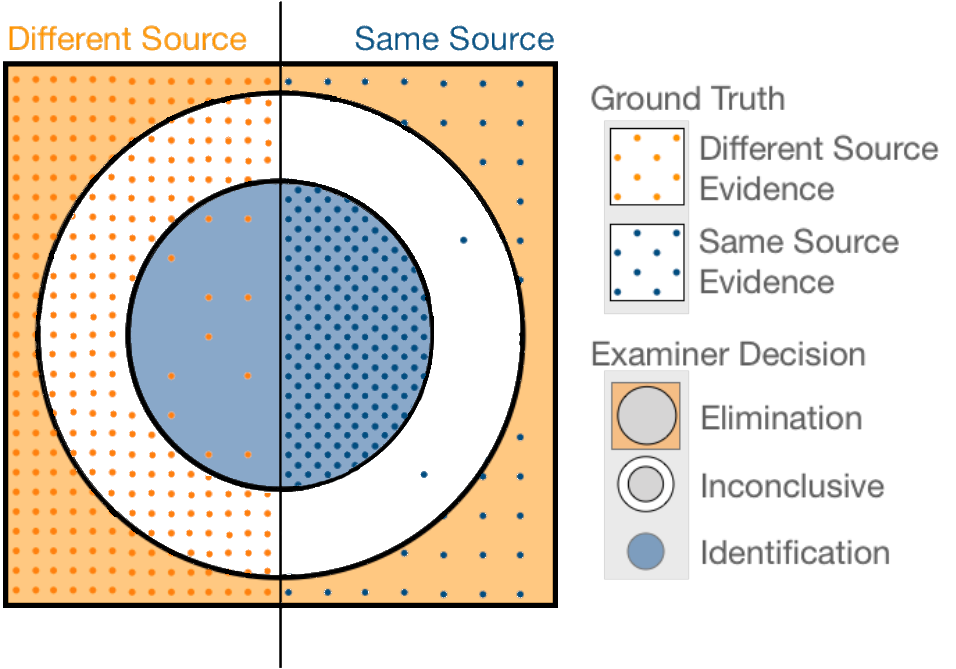
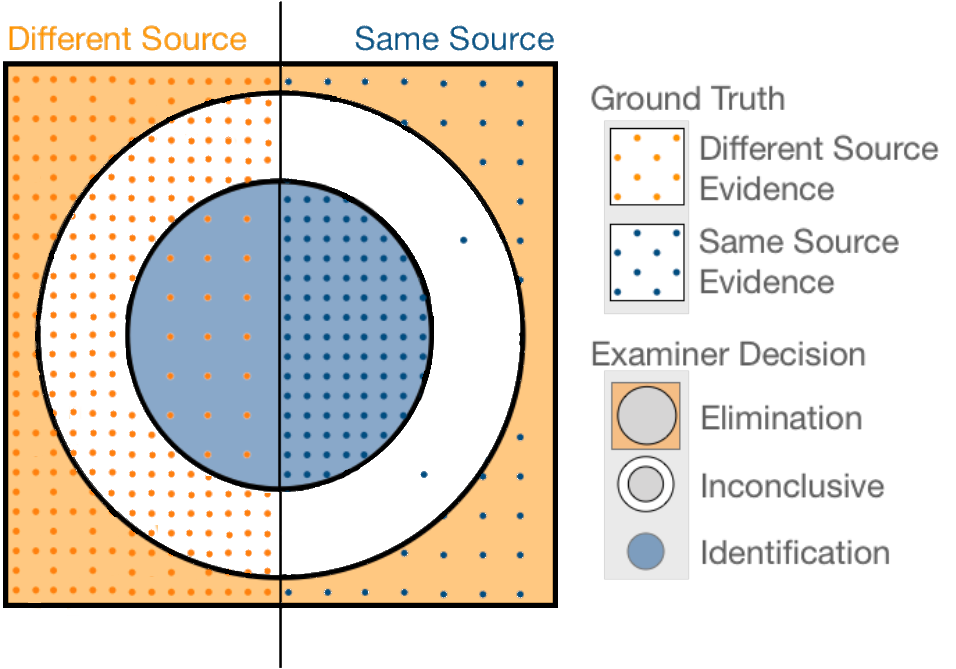
Layered file, before and after one edit (956x669). Changes by layer:
added layer "Pasted Layer #14" above "Pasted Layer" over [187, 568, 195, 577]
added layer "Pasted Layer" above "Black outline" over [125, 179, 433, 492]
hid "Blue Circle" over [128, 184, 433, 490]
added layer "dot-mask" above "shape-overview.pdf" over [28, 94, 486, 616]
